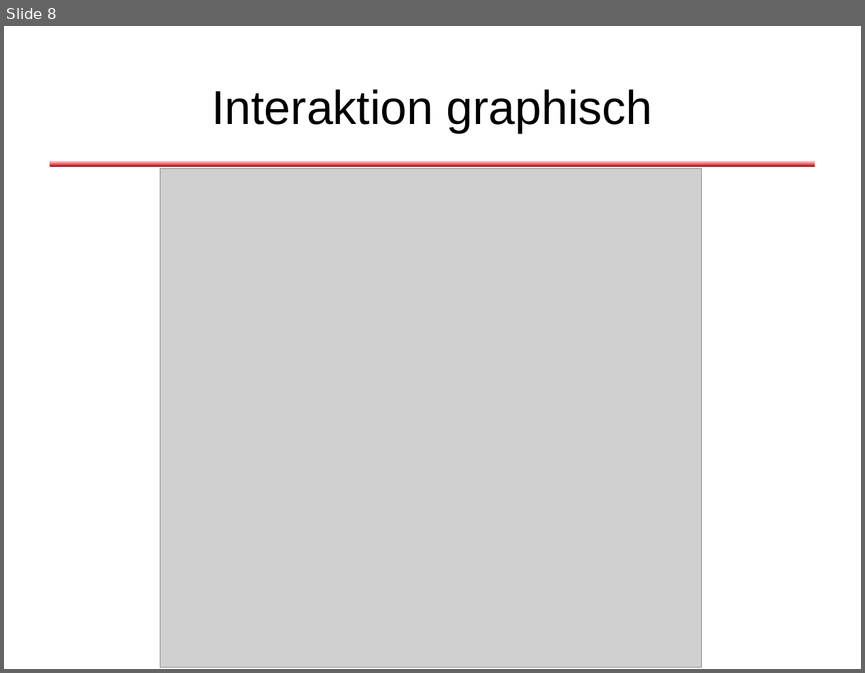
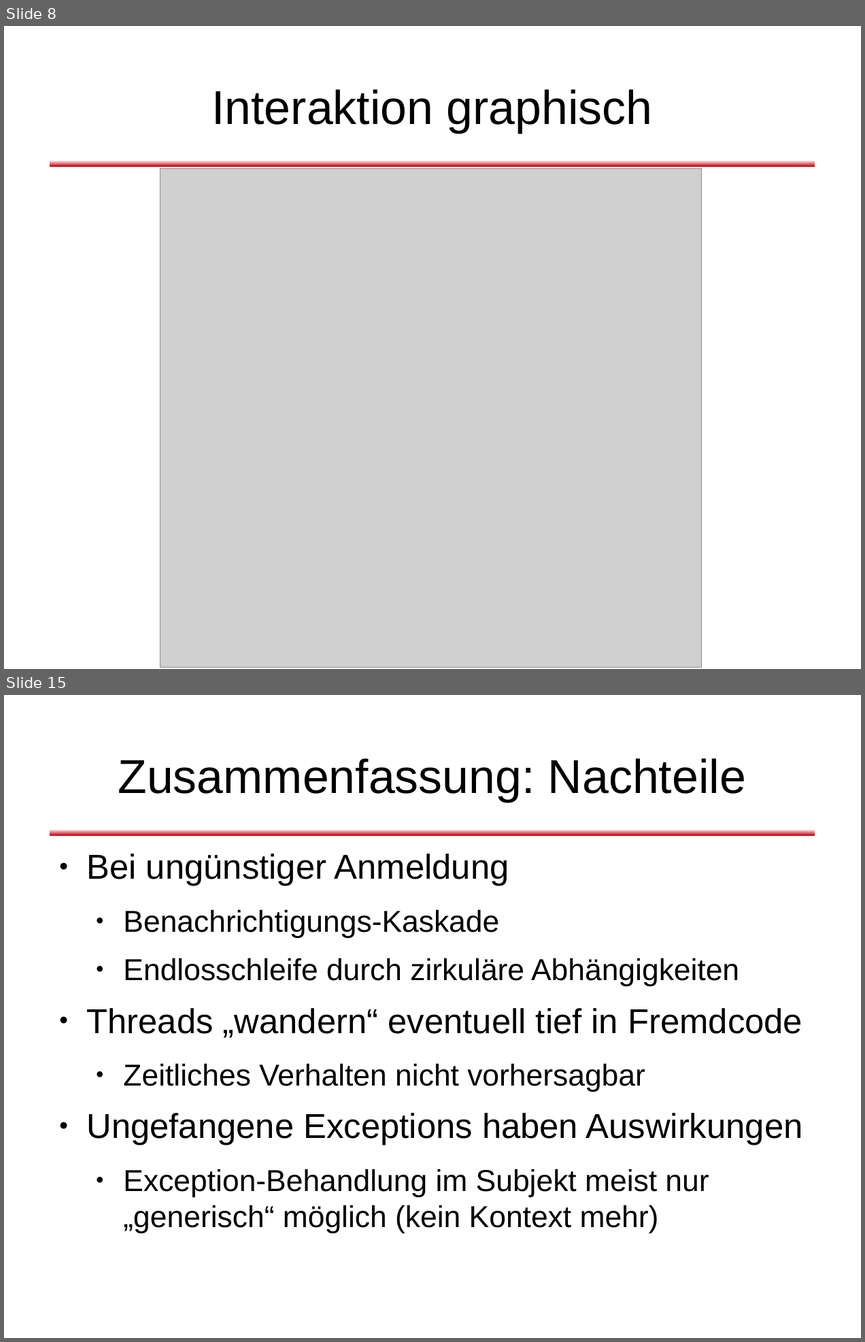
Before and after one commit to dlindner/vorlesung-se2-dhbw, a slide deck: added_2012/Entwurfsmuster - Beobachter.odp. Shown one above the other, each under a label of ours: slide 8 before the commit, slides 8 and 15 after it; the slides between them are not shown. The pictures are 865x673 and 865x1342 pixels, drawn with LibreOffice and Linux fonts; fonts in the diff are those of the drawing; grey boxes stand for pictures; background and template pictures are left out. Boxes give left, top, right and bottom in pixels: in the first picture for what was removed or moved away, otherwise in the second. Text is boxed around its words. In the diff, an @@ line names an element or a change of style, - is before the commit and + after.

```diff
--- a/added_2012/Entwurfsmuster - Beobachter.odp
+++ b/added_2012/Entwurfsmuster - Beobachter.odp
@@ slide 15 added at bbox=[4, 695, 861, 1338], background #FFFFFF; not listed: 1 template element that a slide beside it also shows @@
@@ title added at bbox=[118, 758, 746, 802], 44 pt, text #000000 @@
+Zusammenfassung: Nachteile
@@ text added at bbox=[86, 853, 803, 1233], 28 pt, text #000000 @@
+● Bei ungünstiger Anmeldung
+  ● Benachrichtigungs-Kaskade
+  ● Endlosschleife durch zirkuläre Abhängigkeiten
+● Threads „wandern“ eventuell tief in Fremdcode
+  ● Zeitliches Verhalten nicht vorhersagbar
+● Ungefangene Exceptions haben Auswirkungen
+  ● Exception-Behandlung im Subjekt meist nur „generisch“ möglich (kein Kontext mehr)
```
Also in this commit, not shown: 10 other slides added, 6 slides removed.
